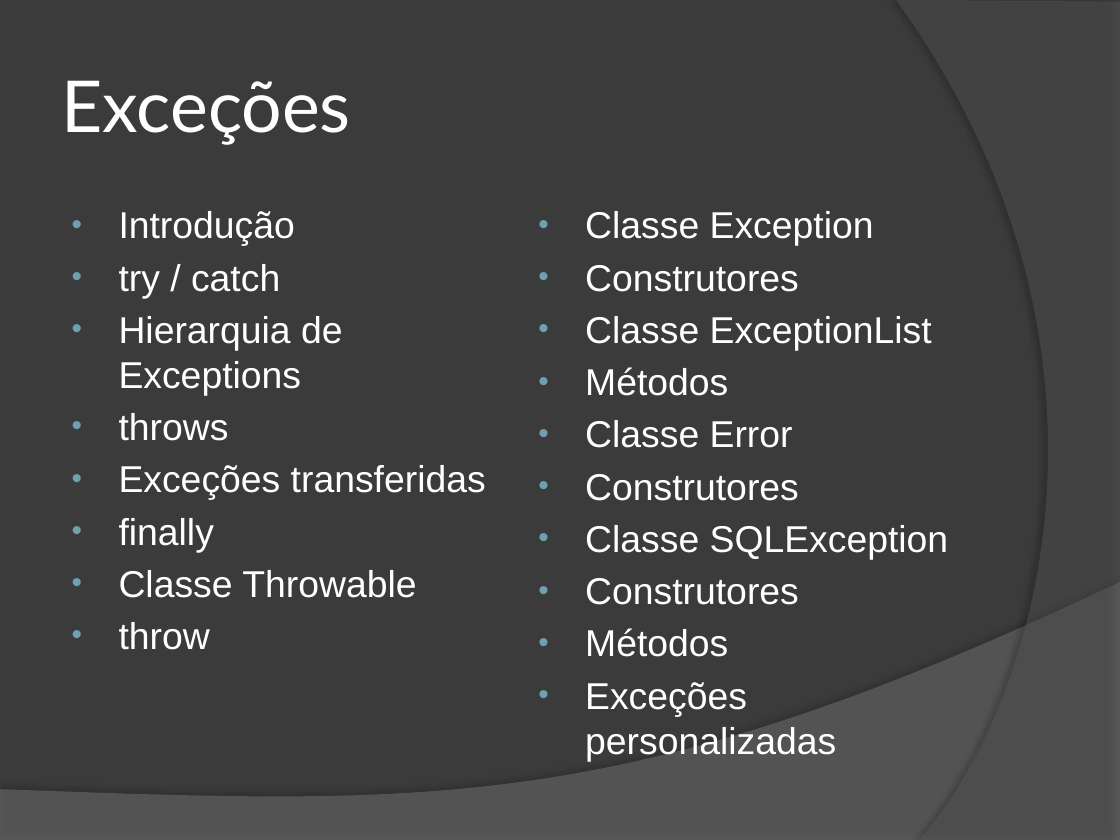
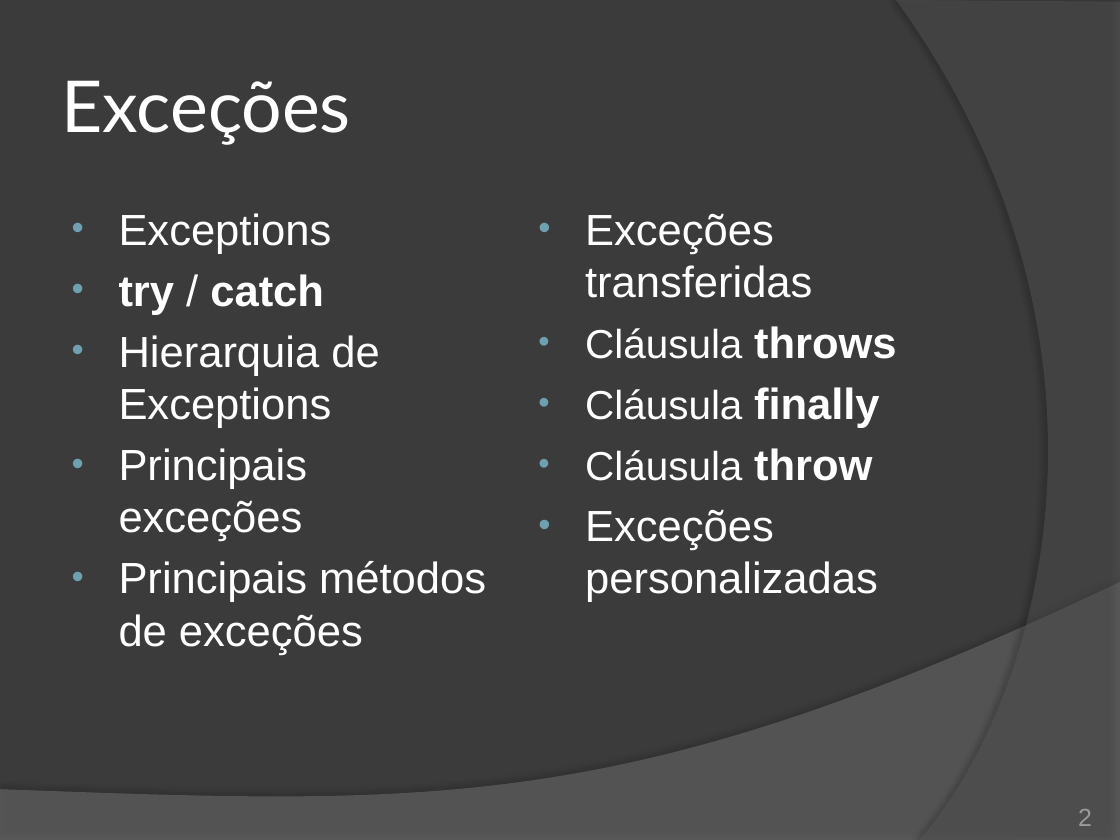
Before and after one commit to duchesqui/slzvieira-training, a slide deck: slide 2 of 2-Java-Programmer-Modulo-II/12.Capitulo06.pptx. Drawn at 1120x840 pixels with LibreOffice and Linux fonts; fonts in the diff are those of the drawing. Boxes give left, top, right and bottom in pixels: in the first picture for what was removed or moved away, otherwise in the second. Text is boxed around its words. In the diff, an @@ line names an element or a change of style, - is before the commit and + after.

```diff
--- a/2-Java-Programmer-Modulo-II/12.Capitulo06.pptx
+++ b/2-Java-Programmer-Modulo-II/12.Capitulo06.pptx
@@ text at (119, 213, 332, 254): text changed; size 24 to 28 pt @@
-• Introdução
+• Exceptions
@@ text at (585, 213, 897, 481): text changed; size 24 to 28 pt @@
-• Classe Exception
-• Construtores
-• Classe ExceptionList
-• Métodos
-• Classe Error
-• Construtores
-• Classe SQLException
-• Construtores
-• Métodos
+• Exceções transferidas
+• Cláusula throws
+• Cláusula finally
+• Cláusula throw
@@ text at (119, 274, 379, 428): size 24 to 28 pt in "try / catch", "Hierarquia de Exceptions"; bold on in "try catch" @@
@@ text at (119, 448, 486, 655): text changed; size 24 to 28 pt @@
-• throws
-• Exceções transferidas
-• finally
-• Classe Throwable
-• throw
+• Principais exceções
+• Principais métodos de exceções
@@ text at (585, 509, 878, 602): size 24 to 28 pt in "Exceções personalizadas" @@
@@ page number added at (1078, 809, 1092, 826), 16 pt, text #9D9B9A @@
+2
```
Also in this commit, not shown: 2 other slides changed, 8 slides added, 18 slides removed, 11 other files.
